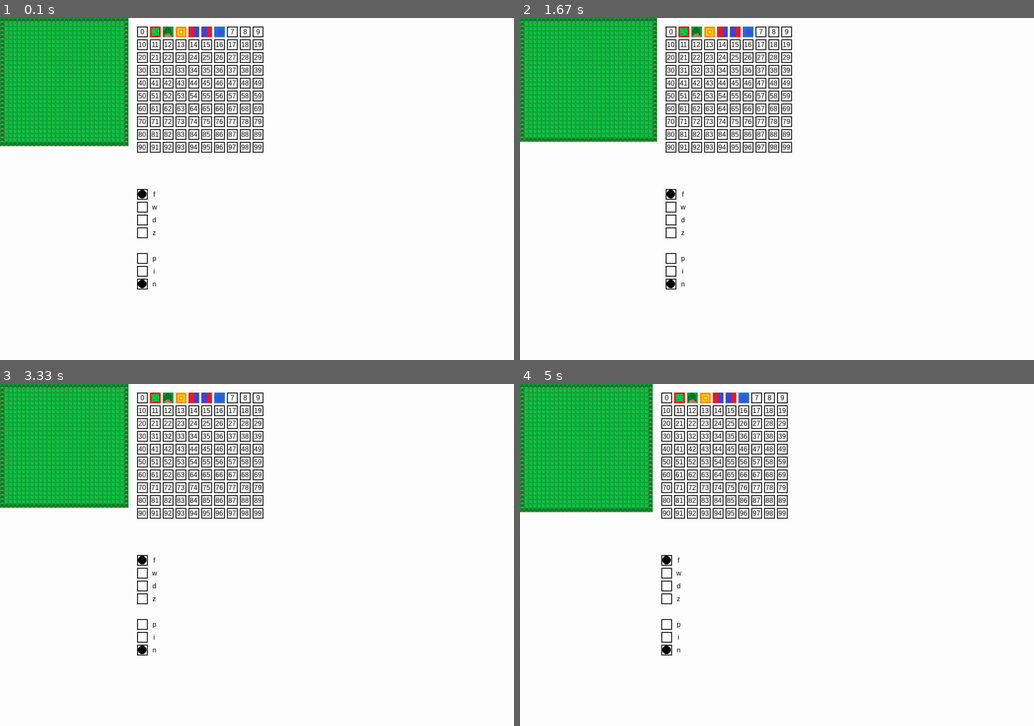
Above: before the commit, frames 1-4 (two rows, left to right).
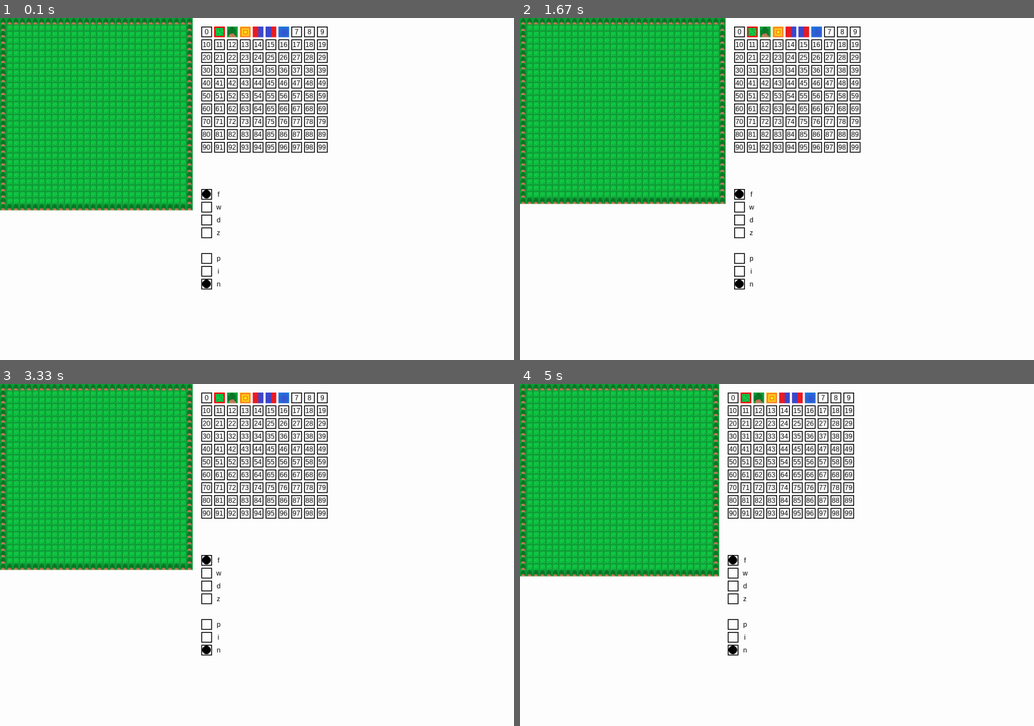
Above: after the commit, the same moments.

Repository: LWhite200/pygames
Game: pygame game, started from Isometric/grid Maker/gridMaker.py
The game is run twice, just before and just after one commit, with the same random seed, the same clock (stepped at 60 frames per second) and the same inputs.
Inputs:
- Up to frame 1 (0.1 s): no input
- Up to frame 2 (1.67 s): hold Right 0.33-0.8 s; hold Up 0.83-1.13 s; hold Right 1.17-1.63 s
- Up to frame 3 (3.33 s): hold Left 1.67-2.2 s; hold Down 2.23-2.53 s; hold Left 2.57-2.97 s; hold Up from 3 s (still down)
- Up to frame 4 (5 s): release Up at 3.37 s; hold Right 3.4-4.03 s; hold Down 4.07-4.43 s; hold Left 4.47-4.93 s; hold Right from 4.97 s (still down)

The runs differ from the first frame. In frame 1, 20% of the frame differs, in the area x 0-64%, y 0-80%; in frame 2, 22%, in the area x 0-67%, y 0-80%; in frame 3, 19%; in frame 4, 22%.

Commit message:
Add files via upload

Diff:
--- a/Isometric/Isometric.py
+++ b/Isometric/Isometric.py
@@ -1,321 +1,101 @@
-" The main game function that handles movement, visuals, and game logic"
+import pygame  # type: ignore
+import os
+import random
+import worldMap  # Assuming worldMap.py is in the same directory
 
-import worldMap
-import pygame
-import sys
-import math
-
-# Initialize Pygame
+# Initialize pygame
 pygame.init()
 
-# Screen dimensions
-SCREEN_WIDTH, SCREEN_HEIGHT = 800, 600
-screen = pygame.display.set_mode((SCREEN_WIDTH, SCREEN_HEIGHT))
-pygame.display.set_caption("Improved Isometric Game")
+# Set up the window size
+WINDOW_SIZE = (1080, 600)
+screen = pygame.display.set_mode(WINDOW_SIZE)
+pygame.display.set_caption("Tile Map")
 
-# Colors
-WHITE = (255, 255, 255)
-BLACK = (0, 0, 0)
-BLUE = (0, 0, 255)
-GREEN = (50, 150, 50)
-DARK_GREEN = (30, 90, 30)
-LIGHT_GREEN = (100, 200, 100)
-SHADOW_COLOR = (0, 0, 0, 100)
-RED = (255, 0, 0)
-YELLOW = (255, 255, 0)
+# Load the 2D array from the worldMap.py file
+tile_size = 120  # Size of each tile (you can adjust it)
 
-# Grid settings
-TILE_WIDTH, TILE_HEIGHT = 64, 32
-GRID_WIDTH, GRID_HEIGHT = 0, 0
+# Player properties
+player_pos = [3, 3]  # Initial position of the player on the map (row, col)
+player_image_path = "grid Maker/tiles/player.png"  # Path to the player's image
+player_speed = 1  # Player movement speed (tiles per frame)
 
-# Define the grid
-grid = []
+# Load player image
+def load_player_image():
+    if os.path.exists(player_image_path):
+        player_image = pygame.image.load(player_image_path).convert_alpha()
+        # Resize player image to fit the tile size
+        player_image = pygame.transform.scale(player_image, (tile_size, tile_size))
+        return player_image
+    else:
+        # If the player image doesn't exist, use a red square as placeholder
+        player_surface = pygame.Surface((tile_size, tile_size))
+        player_surface.fill((255, 0, 0))  # Red color
+        return player_surface
 
-# Player position
-player_pos = [1, 1]
-player_health = 100
-player_score = 0
+# Load tile images
+def load_tile_image(tile):
+    tile_number = ''.join([char for char in tile if char.isdigit()])
+    tile_image_path = f"grid Maker/tiles/{tile_number}.png"
 
-# Camera offset
-camera_offset = [0, 0]
+    if os.path.exists(tile_image_path):
+        tile_image = pygame.image.load(tile_image_path).convert_alpha()
+        tile_image = pygame.transform.scale(tile_image, (tile_size, tile_size))
+        return tile_image
+    else:
+        color = (random.randint(0, 100), random.randint(200, 255), random.randint(0, 100))
+        tile_surface = pygame.Surface((tile_size, tile_size))
+        tile_surface.fill(color)
+        return tile_surface
 
-# Zoom level
-zoom_level = 1.2
+# Draw the map and the player
+def draw_map(map_data, player_pos):
+    # Draw the map tiles
+    for y, row in enumerate(map_data):
+        for x, tile in enumerate(row):
+            tile_image = load_tile_image(tile)
+            screen.blit(tile_image, (x * tile_size, y * tile_size))
 
-# Day/Night cycle
-day_time = 0
-day_duration = 1000
+    # Draw the player character
+    player_image = load_player_image()
+    screen.blit(player_image, (player_pos[1] * tile_size, player_pos[0] * tile_size))
 
-def iso_to_screen(x, y):
-    """Convert isometric grid coordinates to screen coordinates."""
-    screen_x = (y - x) * (TILE_WIDTH // 2) * zoom_level + SCREEN_WIDTH // 2 + camera_offset[0]
-    screen_y = (x + y) * (TILE_HEIGHT // 2) * zoom_level + SCREEN_HEIGHT // 4 + camera_offset[1]
-    return screen_x, screen_y
+# Main game loop
+def main():
+    global player_pos
 
+    # Get the map data (2D array)
+    map_data = worldMap.getMap("start")  # Assuming this returns a 2D list like ['33f', '44w', ...]
 
+    running = True
+    while running:
+        screen.fill((0, 0, 0))  # Fill screen with black background
 
-def draw_tile(x, y, color):
-    """Draw a single isometric tile with shading."""
-    screen_x, screen_y = iso_to_screen(x, y)
-    points = [
-        (screen_x, screen_y + TILE_HEIGHT // 2 * zoom_level),
-        (screen_x + TILE_WIDTH // 2 * zoom_level, screen_y),
-        (screen_x, screen_y - TILE_HEIGHT // 2 * zoom_level),
-        (screen_x - TILE_WIDTH // 2 * zoom_level, screen_y)
-    ]
-    # Draw the base tile
-    pygame.draw.polygon(screen, color, points)
-    # Draw a darker border for depth
-    pygame.draw.polygon(screen, DARK_GREEN, points, 2)
-
-
-
-
-
-def draw_wall(x, y):
-    """Draw an isometric wall with three visible faces (top and two sides)."""
-    screen_x, screen_y = iso_to_screen(x, y)
-    wall_height = TILE_HEIGHT * zoom_level
-
-    cenY = screen_y - wall_height // 2
-
-    # Wall left
-    left_face_points = [
-        (screen_x - TILE_WIDTH // 2 * zoom_level,    cenY),
-        (screen_x - TILE_WIDTH // 2 * zoom_level,    cenY + wall_height // 2),
-        (screen_x,                                   cenY + wall_height),
-        (screen_x,                                   cenY + wall_height // 2)
-    ]
-    pygame.draw.polygon(screen, (30, 90, 30), left_face_points)
-    pygame.draw.polygon(screen, BLACK, left_face_points, 2)
-
-    # Wall right
-    right_face_points = [
-        (screen_x + TILE_WIDTH // 2 * zoom_level,      cenY),
-        (screen_x + TILE_WIDTH // 2 * zoom_level,      cenY + wall_height // 2),
-        (screen_x,                                     cenY + wall_height),
-        (screen_x,                                     cenY + wall_height // 2)
-    ]
-    pygame.draw.polygon(screen, (20, 70, 20), right_face_points)
-    pygame.draw.polygon(screen, BLACK, right_face_points, 2)
-
-    # Wall top face
-    top_face_points = [
-        (screen_x - TILE_WIDTH // 2 * zoom_level, screen_y - wall_height // 2),
-        (screen_x, screen_y - wall_height),
-        (screen_x + TILE_WIDTH // 2 * zoom_level, screen_y - wall_height // 2),
-        (screen_x, screen_y)
-    ]
-    pygame.draw.polygon(screen, DARK_GREEN, top_face_points)
-    pygame.draw.polygon(screen, BLACK, top_face_points, 2)
-
-
-
-
-
-
-
-
-
-def draw_grid():
-    """Draw the isometric grid with shaded tiles and walls."""
-
-    pX, pY = player_pos[0], player_pos[1]
-    doNot = []
-
-    for x in range(GRID_WIDTH):
-        for y in range(GRID_HEIGHT):
-            if grid[x][y] == 1:  # Floor tile
-                if (x + y) % 2 == 0:
-                    tile_color = LIGHT_GREEN
-                else:
-                    tile_color = GREEN
-                draw_tile(x, y, tile_color)
-            elif grid[x][y] == 2:  # Wall
-                if y <= player_pos[1] and x <= player_pos[0]:
-                    draw_wall(x, y)
-                else:
-                    doNot.append((x, y))
-
-
-    return doNot
-
-
-def draw_infront(doNot):
-    """Draw the isometric grid with shaded tiles and walls."""
-
-    pX, pY = player_pos[0], player_pos[1]
-
-    for x, y in doNot:
-        if grid[x][y] == 2:  # Wall
-            draw_wall(x, y)
-
-def draw_player():
-    """Draw the player with a shadow, a black outline, and a more detailed appearance."""
-    screen_x, screen_y = iso_to_screen(player_pos[0], player_pos[1])
-
-    # Draw shadow
-    shadow_offset = 5 * zoom_level
-    shadow_points = [
-        (screen_x - shadow_offset, screen_y + TILE_HEIGHT // 2 * zoom_level + shadow_offset),
-        (screen_x + TILE_WIDTH // 2 * zoom_level - shadow_offset, screen_y + shadow_offset),
-        (screen_x - shadow_offset, screen_y - TILE_HEIGHT // 2 * zoom_level + shadow_offset),
-        (screen_x - TILE_WIDTH // 2 * zoom_level - shadow_offset, screen_y + shadow_offset)
-    ]
-    shadow_surface = pygame.Surface((TILE_WIDTH, TILE_HEIGHT), pygame.SRCALPHA)
-    pygame.draw.polygon(shadow_surface, SHADOW_COLOR, shadow_points)
-    screen.blit(shadow_surface, (0, 0))
-
-    # Draw the black outline (slightly larger ellipse)
-    outline_width = 18 * zoom_level  # Horizontal radius for the outline
-    outline_height = 30 * zoom_level  # Vertical radius for the outline (taller than player)
-    pygame.draw.ellipse(screen, BLACK,
-                        (screen_x - outline_width // 2, screen_y - outline_height // 2, outline_width, outline_height))
-
-    # Draw player (as an ellipse, with less "fatness")
-    player_width = 14 * zoom_level  # Horizontal radius of the player
-    player_height = 28 * zoom_level  # Vertical radius of the player (height)
-    pygame.draw.ellipse(screen, BLUE,
-                        (screen_x - player_width // 2, screen_y - player_height // 2, player_width, player_height))
-
-
-
-def draw_ui():
-    """Draw the UI elements."""
-    font = pygame.font.Font(None, 36)
-    health_text = font.render(f"Health: {player_health}", True, WHITE)
-    score_text = font.render(f"Score: {player_score}", True, WHITE)
-    screen.blit(health_text, (10, 10))
-    screen.blit(score_text, (10, 50))
-
-def draw_game_over():
-    """Draw the game over screen."""
-    font = pygame.font.Font(None, 72)
-    game_over_text = font.render("Game Over", True, RED)
-    screen.blit(game_over_text, (SCREEN_WIDTH // 2 - 100, SCREEN_HEIGHT // 2 - 50))
-
-def updateCamera():
-    global player_pos, camera_offset
-    # Calculate the player's screen position
-    screen_x, screen_y = iso_to_screen(player_pos[0], player_pos[1])
-
-    # Adjust the camera offset to center the player on the screen
-    camera_offset[0] += (SCREEN_WIDTH // 2 - screen_x) * 0.1
-    camera_offset[1] += (SCREEN_HEIGHT // 2 - screen_y) * 0.1
-
-
-
-
-def main():
-    global player_pos, player_health, player_score, camera_offset, zoom_level, day_time, grid, GRID_WIDTH, GRID_HEIGHT
-
-    clock = pygame.time.Clock()
-    worldMap.main()
-
-    gridName = "start"
-    warpedFrom = 11
-    grid = worldMap.getArea(gridName)  # not working
-    GRID_WIDTH, GRID_HEIGHT = len(grid), len(grid[0])
-    sx, sy = worldMap.getPosition(gridName, warpedFrom)
-    player_pos = [sx, sy]
-    # Initial camera offset setup (center player on screen)
-    screen_x, screen_y = iso_to_screen(player_pos[0], player_pos[1])
-    camera_offset[0] = SCREEN_WIDTH // 2 - screen_x  # Center horizontally
-    camera_offset[1] = SCREEN_HEIGHT // 2 - screen_y  # Center vertically
-
-    # Key states dictionary
-    keys = {
-        pygame.K_RIGHT: False,
-        pygame.K_LEFT: False,
-        pygame.K_UP: False,
-        pygame.K_DOWN: False
-    }
-
-    while True:
+        # Event handling
         for event in pygame.event.get():
             if event.type == pygame.QUIT:
-                pygame.quit()
-                sys.exit()
+                running = False
 
-            # Handle key down events
-            if event.type == pygame.KEYDOWN:
-                if event.key == pygame.K_RIGHT:
-                    keys[pygame.K_RIGHT] = True
-                if event.key == pygame.K_LEFT:
-                    keys[pygame.K_LEFT] = True
-                if event.key == pygame.K_UP:
-                    keys[pygame.K_UP] = True
-                if event.key == pygame.K_DOWN:
-                    keys[pygame.K_DOWN] = True
+        # Key press events to move the player
+        keys = pygame.key.get_pressed()
+        if keys[pygame.K_w]:  # Move up (W)
+            if player_pos[0] > 0:
+                player_pos[0] -= player_speed
+        if keys[pygame.K_s]:  # Move down (S)
+            if player_pos[0] < len(map_data) - 1:
+                player_pos[0] += player_speed
+        if keys[pygame.K_a]:  # Move left (A)
+            if player_pos[1] > 0:
+                player_pos[1] -= player_speed
+        if keys[pygame.K_d]:  # Move right (D)
+            if player_pos[1] < len(map_data[0]) - 1:
+                player_pos[1] += player_speed
 
-                warpedFrom = -1
+        # Draw the map and player
+        draw_map(map_data, player_pos)
 
-            # Handle key up events
-            if event.type == pygame.KEYUP:
-                if event.key == pygame.K_RIGHT:
-                    keys[pygame.K_RIGHT] = False
-                if event.key == pygame.K_LEFT:
-                    keys[pygame.K_LEFT] = False
-                if event.key == pygame.K_UP:
-                    keys[pygame.K_UP] = False
-                if event.key == pygame.K_DOWN:
-                    keys[pygame.K_DOWN] = False
+        pygame.display.flip()  # Update the screen
 
-            # Handle zoom
-            if event.type == pygame.MOUSEBUTTONDOWN:
-                if event.button == 4:  # Scroll up
-                    zoom_level = min(2.0, zoom_level + 0.1)
-                if event.button == 5:  # Scroll down
-                    zoom_level = max(0.5, zoom_level - 0.1)
-
-        # Update player position based on key states
-        new_pos = player_pos.copy()
-        if keys[pygame.K_RIGHT]:
-            new_pos[0] -= 1
-        if keys[pygame.K_LEFT]:
-            new_pos[0] += 1
-        if keys[pygame.K_UP]:
-            new_pos[1] -= 1
-        if keys[pygame.K_DOWN]:
-            new_pos[1] += 1
-
-        # Check if new position is within bounds and not a wall
-        if 0 <= new_pos[0] < GRID_WIDTH and 0 <= new_pos[1] < GRID_HEIGHT and grid[new_pos[0]][new_pos[1]] != 2:
-            player_pos = new_pos
-
-            # Check if the player is on a warp tile and not already warping
-            if grid[new_pos[0]][new_pos[1]] % 11 == 0 and grid[new_pos[0]][new_pos[1]] != warpedFrom and warpedFrom == -1:
-                gridName, warpedFrom = worldMap.getNameWarp(gridName, grid[new_pos[0]][new_pos[1]])
-                grid = worldMap.getArea(gridName)
-                GRID_WIDTH, GRID_HEIGHT = len(grid), len(grid[0])
-                sx, sy = worldMap.getPosition(gridName, warpedFrom)
-                player_pos = [sx, sy]
-
-
-        updateCamera()
-
-        # Update day/night cycle
-        day_time = (day_time + 1) % day_duration
-        if day_time < day_duration // 2:
-            screen.fill((50, 50, 100))  # Night
-        else:
-            screen.fill((135, 206, 250))  # Day
-
-        # Draw the grid, player, and UI
-        doNot = draw_grid()
-        draw_player()
-        draw_infront(doNot)
-        draw_ui()
-
-        # Check for game over
-        if player_health <= 0:
-            draw_game_over()
-
-        # Update the display
-        pygame.display.flip()
-
-        # Cap the frame rate
-        clock.tick(30)
+    pygame.quit()
 
 if __name__ == "__main__":
     main()
--- a/Isometric/grid Maker/gridMaker.py
+++ b/Isometric/grid Maker/gridMaker.py
@@ -24,7 +24,7 @@
 pygame.font.init()
 FONT = pygame.font.SysFont("Arial", 16)
 
-TILE_SIZE = 10
+TILE_SIZE = 15
 GRID_WIDTH, GRID_HEIGHT = 30, 30
 
 numWarps = 0  # Amount of "11 divisible"
Binary file added: Isometric/grid Maker/tiles/player.png
